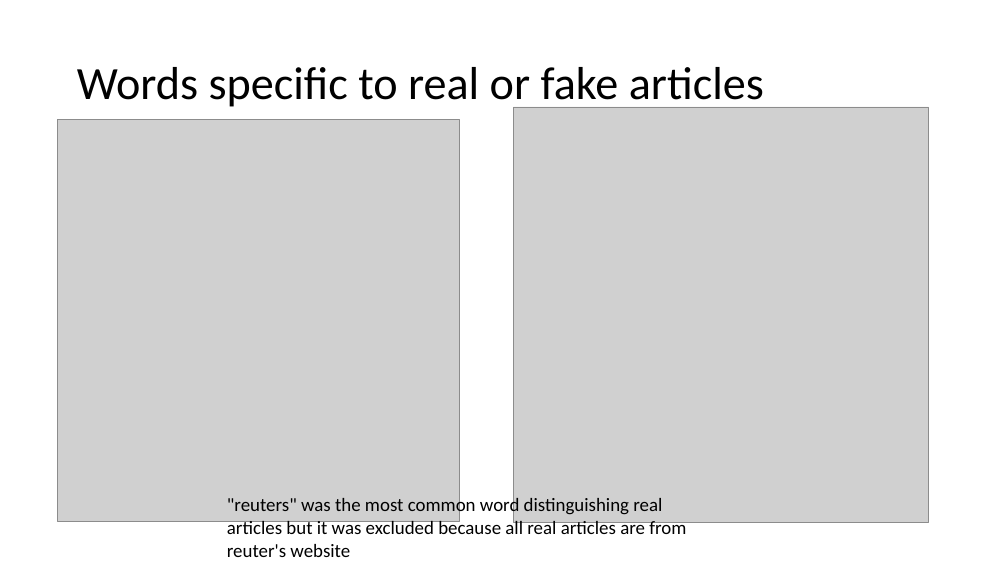
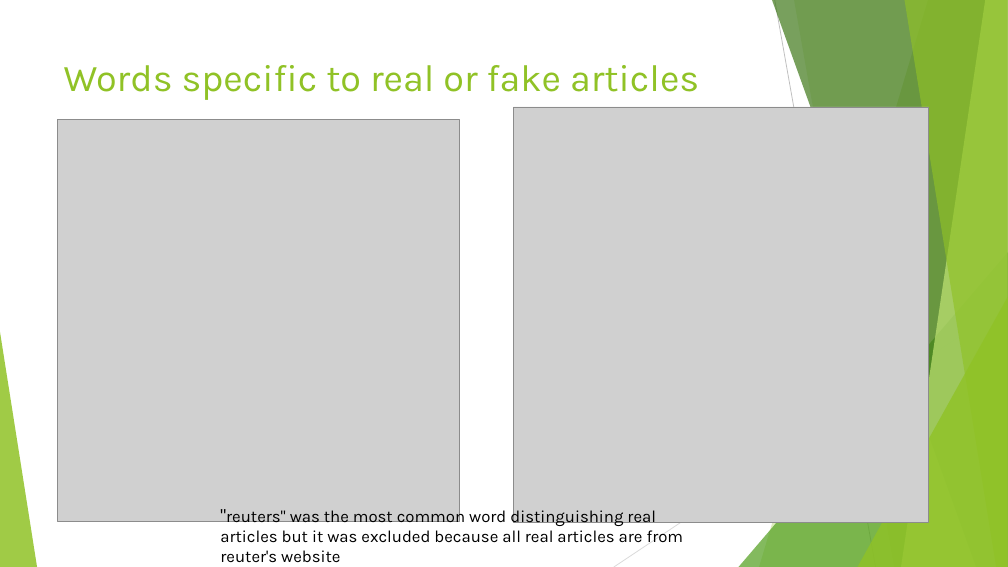
Before and after one commit to gwustudent123/csci_6221, a slide deck: slide 4 of Demo/Fake news detection with R.pptx (slide 5 before the commit). Drawn at 1008x567 pixels with LibreOffice and Linux fonts; fonts in the diff are those of the drawing; grey boxes stand for pictures. Boxes give left, top, right and bottom in pixels: in the first picture for what was removed or moved away, otherwise in the second. Text is boxed around its words. In the diff, an @@ line names an element or a change of style, - is before the commit and + after.

```diff
--- a/Demo/Fake news detection with R.pptx
+++ b/Demo/Fake news detection with R.pptx
@@ title "Words specific to real or ...": place and size @@
-title "Words specific to real or ..." at <box>77,67,764,111</box>
+title "Words specific to real or ..." at <box>64,65,699,100</box>
@@ title "Words specific to real or ..." at <box>64,65,699,100</box>: size 44 to 36 pt, font Calibri to Karla, text colour #000000 to #90C226; line spacing 0.9 to 1; vertical alignment middle to top @@
@@ group added at <box>0,0,1008,567</box>: 5 freeform shapes, 3 triangles, 2 lines @@
@@ text ""reuters" was the most common ...": place and size @@
-text ""reuters" was the most common ..." at <box>227,496,686,557</box>
+text ""reuters" was the most common ..." at <box>220,507,684,563</box>
@@ text ""reuters" was the most common ..." at <box>220,507,684,563</box>: size 18 to 16 pt, font Calibri to Karla @@
```
Also in this commit, not shown: 6 other slides changed.
